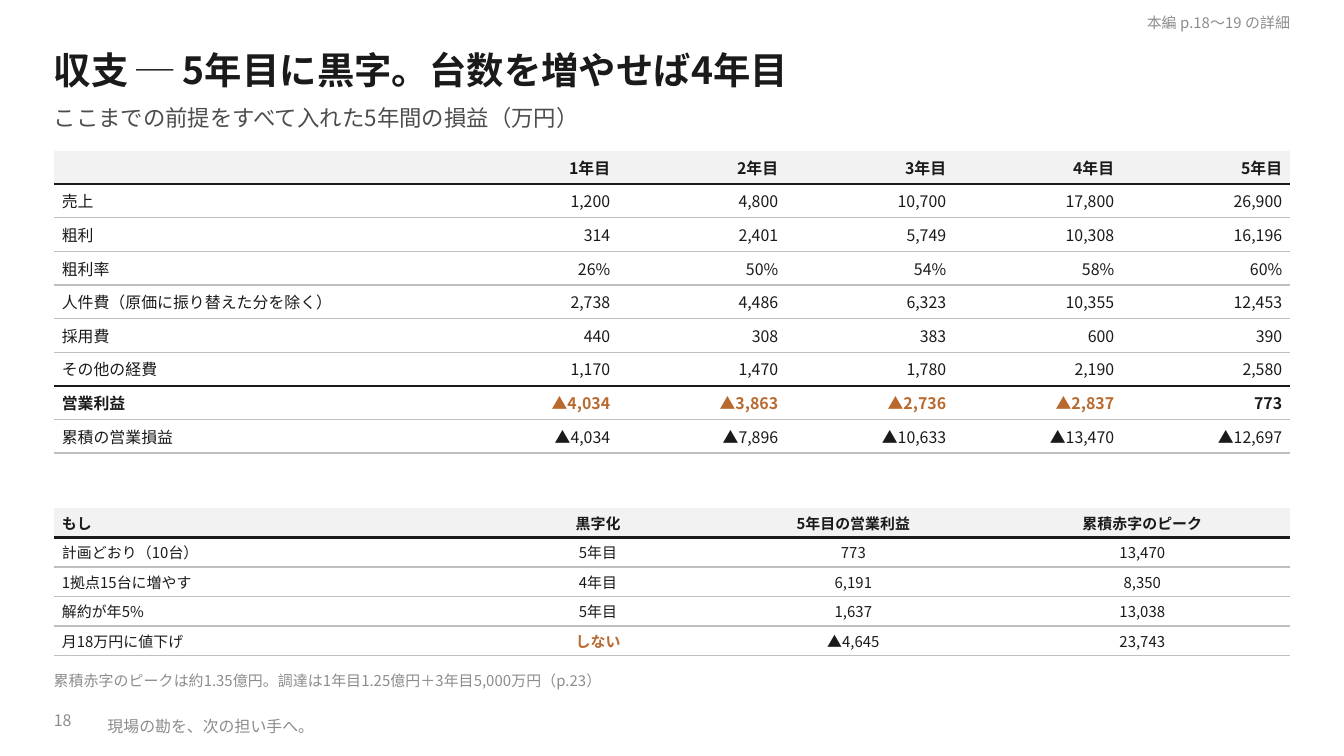
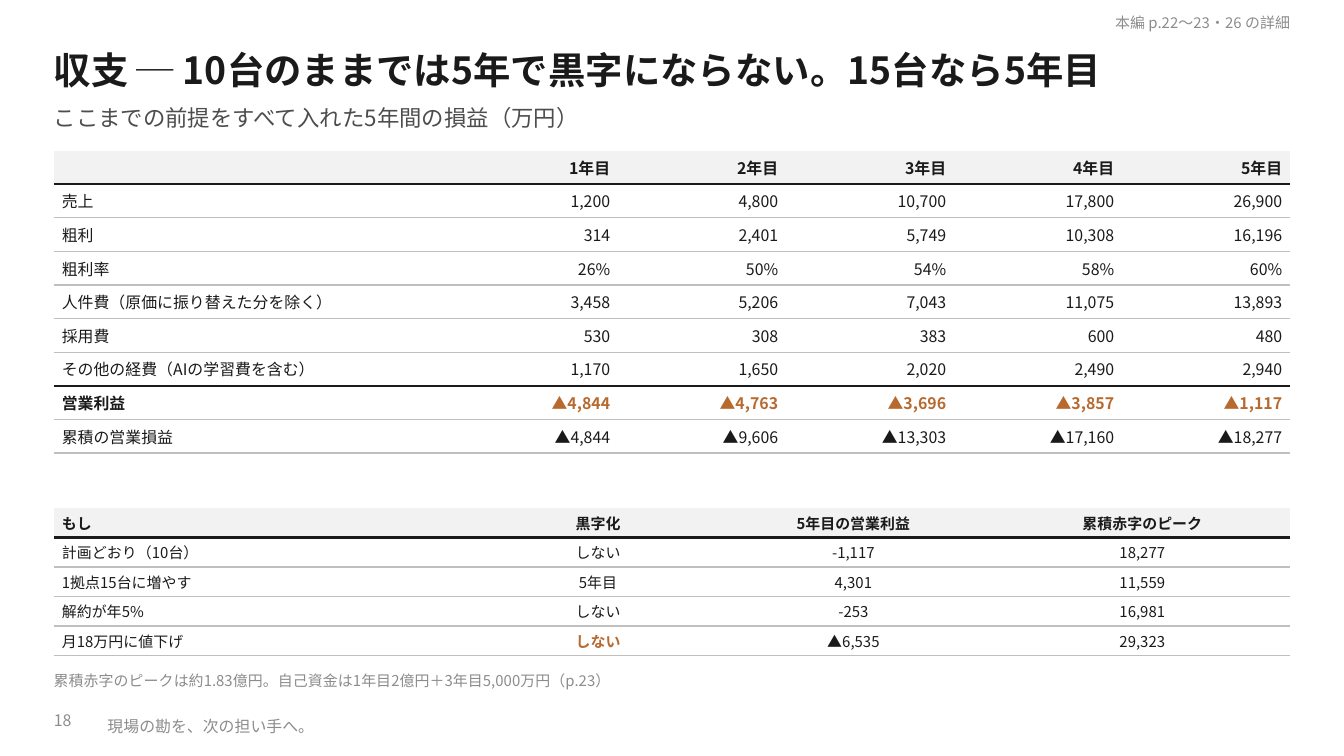
Before and after one commit to SEITOSHIKI/-ai-commute-audio-, a slide deck: slide 18 of deck/カンツギ_事業計画書_計算詳細版.pptx. Drawn at 1344x756 pixels with LibreOffice and Linux fonts; fonts in the diff are those of the drawing; background and template pictures are left out. Boxes give left, top, right and bottom in pixels: in the first picture for what was removed or moved away, otherwise in the second. Text is boxed around its words. In the diff, an @@ line names an element or a change of style, - is before the commit and + after.

```diff
--- a/deck/カンツギ_事業計画書_計算詳細版.pptx
+++ b/deck/カンツギ_事業計画書_計算詳細版.pptx
@@ text at bbox=[1115, 15, 1290, 32]: text changed @@
-本編 p.18〜19 の詳細
+本編 p.22〜23・26 の詳細
@@ text at bbox=[54, 51, 1101, 88]: text changed @@
-収支 ─ 5年目に黒字。台数を増やせば4年目
+収支 ─ 10台のままでは5年で黒字にならない。15台なら5年目
@@ table at bbox=[54, 151, 1290, 450] @@
-row 5: 人件費（原価に振り替えた分を除く） | 2,738 | 4,486 | 6,323 | 10,355 | 12,453
+row 5: 人件費（原価に振り替えた分を除く） | 3,458 | 5,206 | 7,043 | 11,075 | 13,893
-row 6, column 2: 440
+row 6, column 2: 530
-row 6, column 6: 390
+row 6, column 6: 480
-row 7: その他の経費 | 1,170 | 1,470 | 1,780 | 2,190 | 2,580
+row 7: その他の経費（AIの学習費を含む） | 1,170 | 1,650 | 2,020 | 2,490 | 2,940
-row 8: 営業利益 | ▲4,034 | ▲3,863 | ▲2,736 | ▲2,837 | 773
+row 8: 営業利益 | ▲4,844 | ▲4,763 | ▲3,696 | ▲3,857 | ▲1,117
-row 9: 累積の営業損益 | ▲4,034 | ▲7,896 | ▲10,633 | ▲13,470 | ▲12,697
+row 9: 累積の営業損益 | ▲4,844 | ▲9,606 | ▲13,303 | ▲17,160 | ▲18,277
@@ table at bbox=[54, 508, 1290, 654] @@
-row 2: 計画どおり（10台） | 5年目 | 773 | 13,470
+row 2: 計画どおり（10台） | しない | -1,117 | 18,277
-row 3: 1拠点15台に増やす | 4年目 | 6,191 | 8,350
+row 3: 1拠点15台に増やす | 5年目 | 4,301 | 11,559
-row 4: 解約が年5% | 5年目 | 1,637 | 13,038
+row 4: 解約が年5% | しない | -253 | 16,981
-row 5, column 3: ▲4,645
+row 5, column 3: ▲6,535
-row 5, column 4: 23,743
+row 5, column 4: 29,323
@@ text at bbox=[54, 673, 611, 690]: text changed @@
-累積赤字のピークは約1.35億円。調達は1年目1.25億円＋3年目5,000万円（p.23）
+累積赤字のピークは約1.83億円。自己資金は1年目2億円＋3年目5,000万円（p.23）
```
Also in this commit, not shown: 27 other slides changed, 3 slides added, 19 other files.
